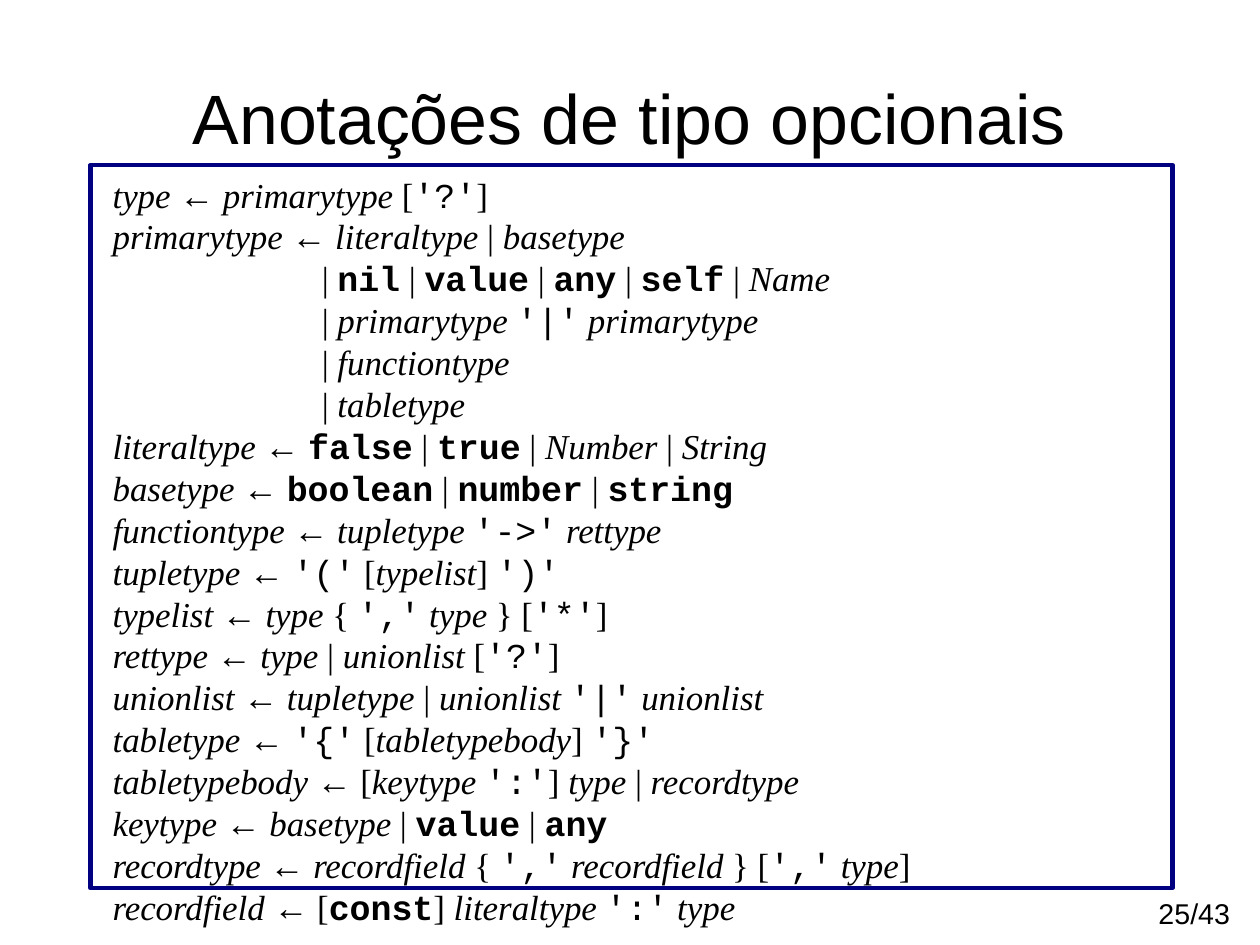
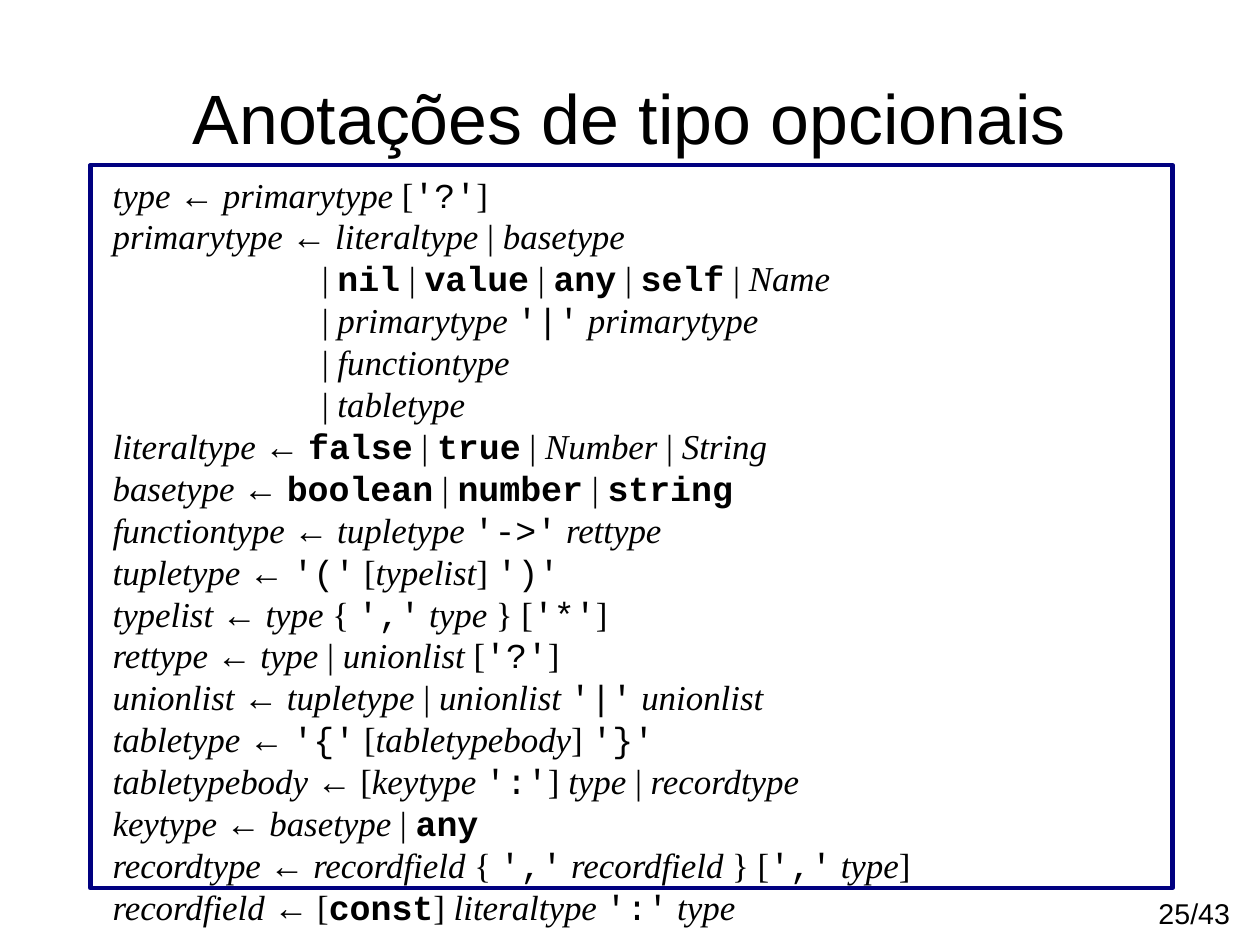
Before and after one commit to andremm/typedlua, a slide deck: slide 25 of doc/slides/sfdcwb2014.odp. Drawn at 1260x945 pixels with LibreOffice and Linux fonts; fonts in the diff are those of the drawing. Boxes give left, top, right and bottom in pixels: in the first picture for what was removed or moved away, otherwise in the second. Text is boxed around its words. In the diff, an @@ line names an element or a change of style, - is before the commit and + after.

```diff
--- a/doc/slides/sfdcwb2014.odp
+++ b/doc/slides/sfdcwb2014.odp
@@ text in rectangle at [113, 811, 479, 844]: text changed @@
-keytype ← basetype | value | any
+keytype ← basetype | any
```
Also in this commit, not shown: 1 other slide changed, 1 other file.
